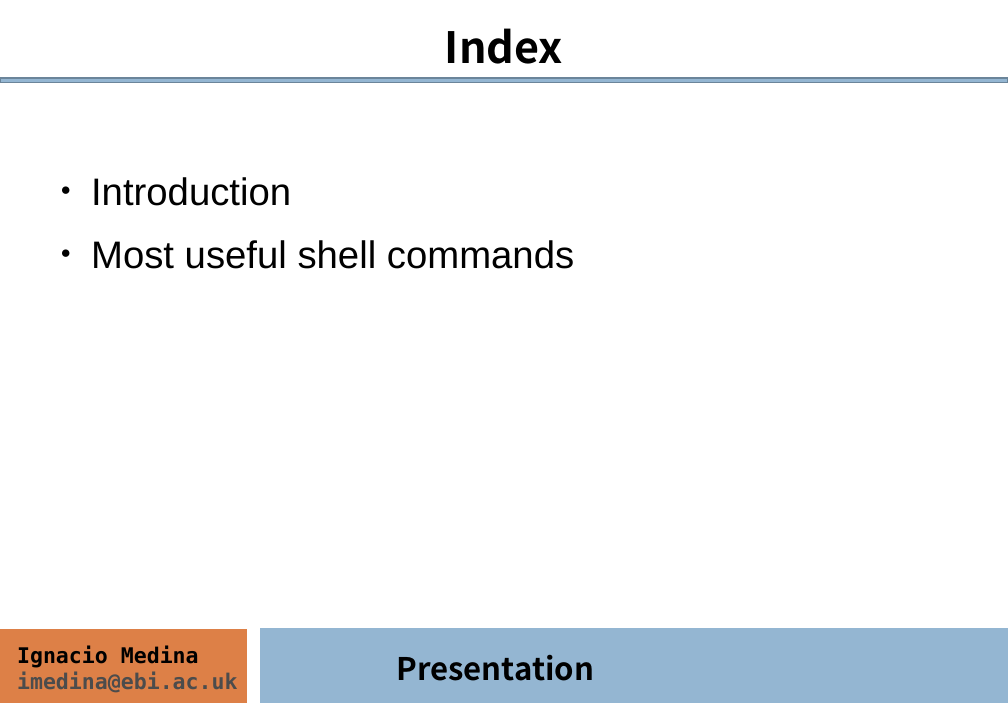
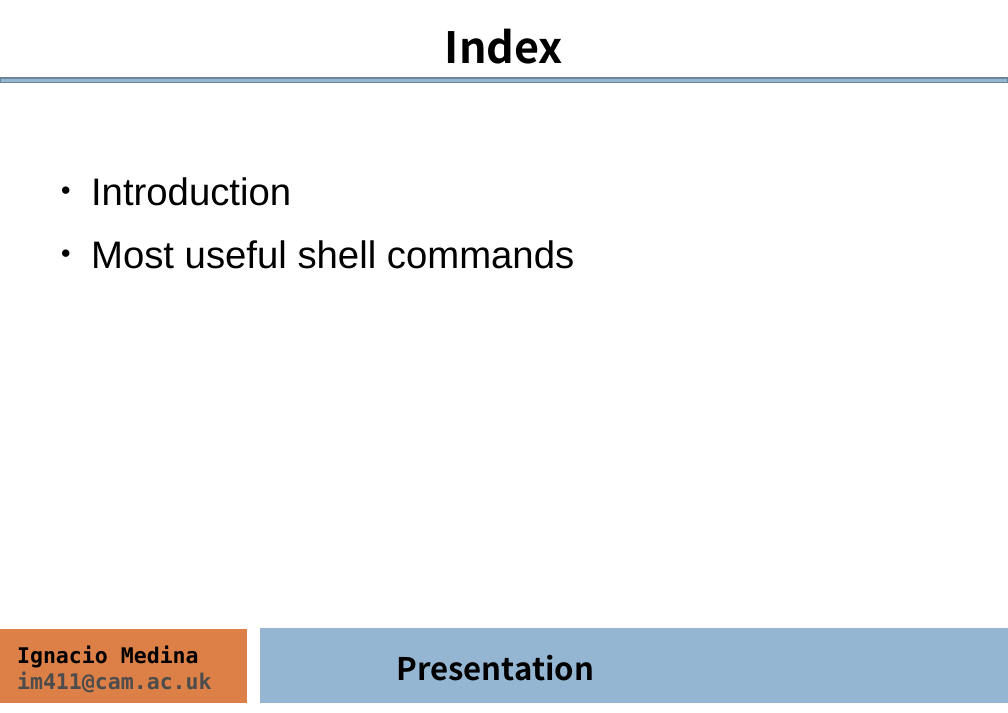
Before and after one commit to ngs-course/ngs-course.github.io, a slide deck: slide 2 of Course_Materials/intro-linux/intro_Linux_mda15.odp. Drawn at 1008x713 pixels with LibreOffice and Linux fonts; fonts in the diff are those of the drawing. Boxes give left, top, right and bottom in pixels: in the first picture for what was removed or moved away, otherwise in the second. Text is boxed around its words. In the diff, an @@ line names an element or a change of style, - is before the commit and + after.

```diff
--- a/Course_Materials/intro-linux/intro_Linux_mda15.odp
+++ b/Course_Materials/intro-linux/intro_Linux_mda15.odp
@@ text at <box>17,672,212,693</box>: text changed @@
-imedina@ebi.ac.uk
+im411@cam.ac.uk
```
Also in this commit, not shown: 7 other slides changed, 1 other file.
